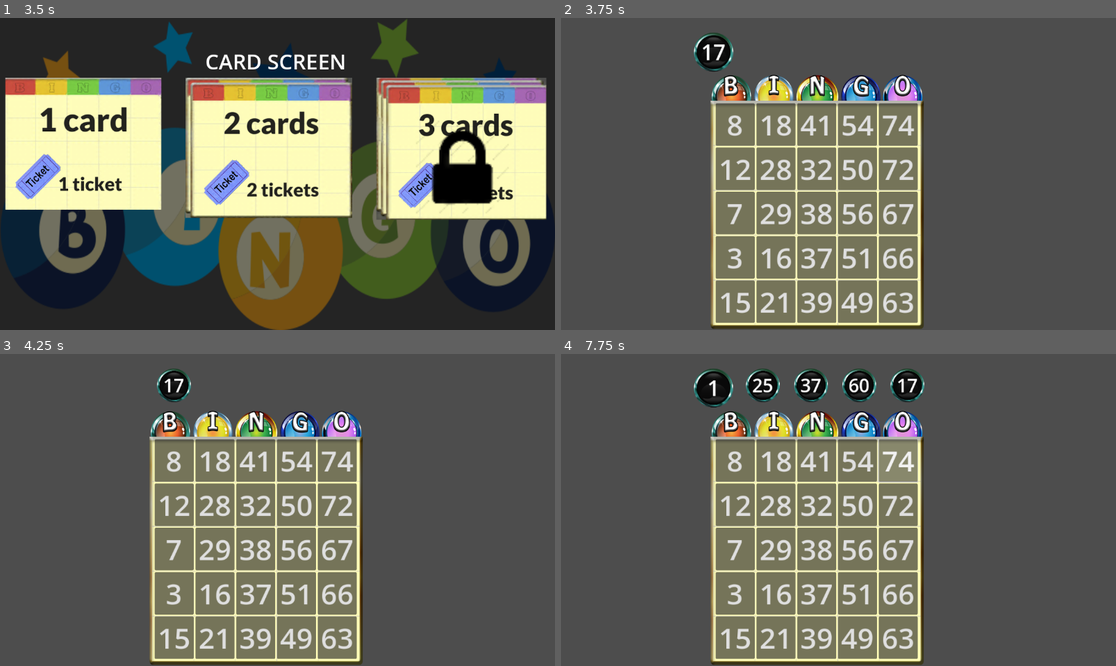
Above: before the commit, frames 1-4 (two rows, left to right).
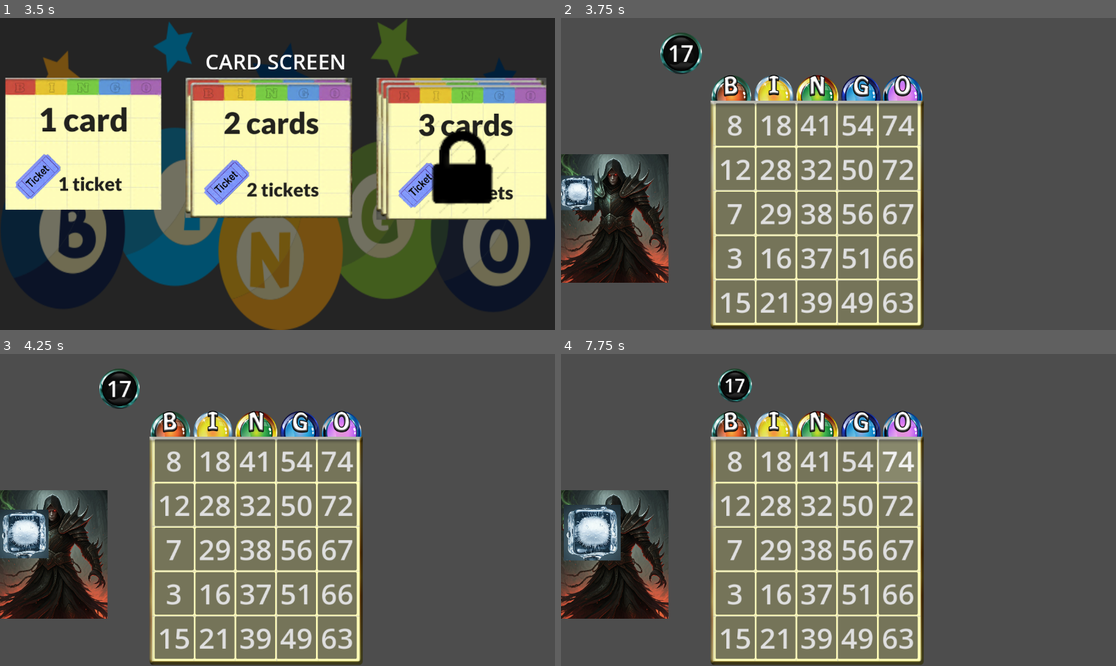
Above: after the commit, the same moments.

Repository: FuadAhmad/dgd-team-repo
Game: Godot game, scene res://main.tscn
Two runs of this game, one before a commit and one after it. Both use one fixed random seed, a clock stepped at 60 frames per second and the inputs below.
Inputs (mouse positions are in pixels of both pictures, inside the frame that each line leads up to):
- Up to frame 1 (3.5 s): click (499, 192) at 0.5 s; click (499, 192) at 1.25 s; click (499, 192) at 2 s; tap Enter at 2.75 s; move the mouse to (166, 192) at 2.77 s; click (166, 192) at 2.92 s
- Up to frame 2 (3.75 s): click (644, 149) at 3.5 s
- Up to frame 3 (4.25 s): no input
- Up to frame 4 (7.75 s): click "8" at 4.25 s; click "18" at 5 s; click "41" at 5.75 s; click "54" at 6.5 s; click "74" at 7.25 s

Frame 1 is identical in both runs. In frame 2, 8.1% of the frame differs, in the area x 0-32%, y 4-85%; in frame 3, 8.0%; in frame 4, 9.7%, in the area x 0-66%, y 4-85%.

Commit message:
monster added

Diff:
--- a/Gameplay/gameplay.gd
+++ b/Gameplay/gameplay.gd
@@ -2,7 +2,7 @@
 
 var number_to_call = []
 var called_index = 0
-var ball_call_interval = 1
+var ball_call_interval = 5
 var is_ball_calling = true
 
 # Called when the node enters the scene tree for the first time.
--- a/Gameplay/gameplay.tscn
+++ b/Gameplay/gameplay.tscn
@@ -6,6 +6,9 @@
 [ext_resource type="PackedScene" uid="uid://bkhq58ogy7np" path="res://Gameplay/ball.tscn" id="3_r3gmh"]
 [ext_resource type="PackedScene" uid="uid://cu2tp6yfuvbvf" path="res://Gameplay/board.tscn" id="3_sg2tb"]
 [ext_resource type="Texture2D" uid="uid://dfatjksuo6srg" path="res://Gameplay/goodBingoBG.jpg" id="6_jqddx"]
+[ext_resource type="Texture2D" uid="uid://cbxx8285qlkfh" path="res://Gameplay/monster.png" id="7_k7qb3"]
+[ext_resource type="Script" path="res://Gameplay/monster.gd" id="8_t26ny"]
+[ext_resource type="Texture2D" uid="uid://bdjjv74df4224" path="res://Gameplay/ice-frozen.png" id="9_ec58l"]
 
 [node name="Gameplay" type="Node2D"]
 script = ExtResource("1_k0f4f")
@@ -86,3 +89,22 @@
 text = "B I N G O
 W I N"
 horizontal_alignment = 1
+
+[node name="monster" type="TextureRect" parent="."]
+offset_top = 283.0
+offset_right = 228.0
+offset_bottom = 550.0
+texture = ExtResource("7_k7qb3")
+expand_mode = 1
+stretch_mode = 4
+script = ExtResource("8_t26ny")
+
+[node name="frozen" type="TextureRect" parent="monster"]
+layout_mode = 0
+offset_left = -5.0
+offset_top = 46.0
+offset_right = 54.0
+offset_bottom = 111.0
+texture = ExtResource("9_ec58l")
+expand_mode = 1
+stretch_mode = 4
--- /dev/null
+++ b/Gameplay/monster.gd
@@ -0,0 +1,15 @@
+extends TextureRect
+
+
+# Called when the node enters the scene tree for the first time.
+func _ready() -> void:
+	var tween = get_tree().create_tween()
+	tween.tween_property($frozen, "scale", Vector2(2,2), 1)
+	tween.set_parallel(true)
+	tween.tween_property($frozen, "position", get_parent().get_node("BallCall").position, 2)
+
+
+
+# Called every frame. 'delta' is the elapsed time since the previous frame.
+func _process(delta: float) -> void:
+	pass
Not shown: 1 places in Gameplay/gameplay.tscn that only renumber resources
Binary file added: Gameplay/ice-frozen.png
Not shown, added: Gameplay/ice-frozen.png.import
Binary file added: Gameplay/monster.png
Not shown, added: Gameplay/monster.png.import
